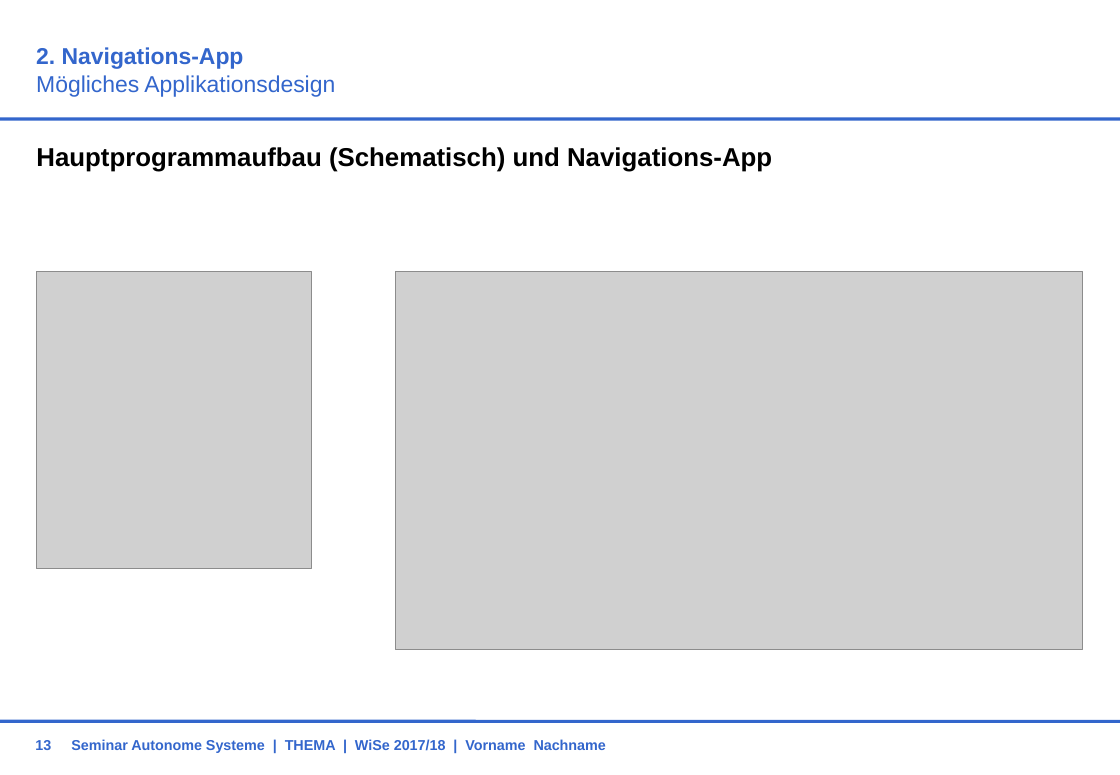
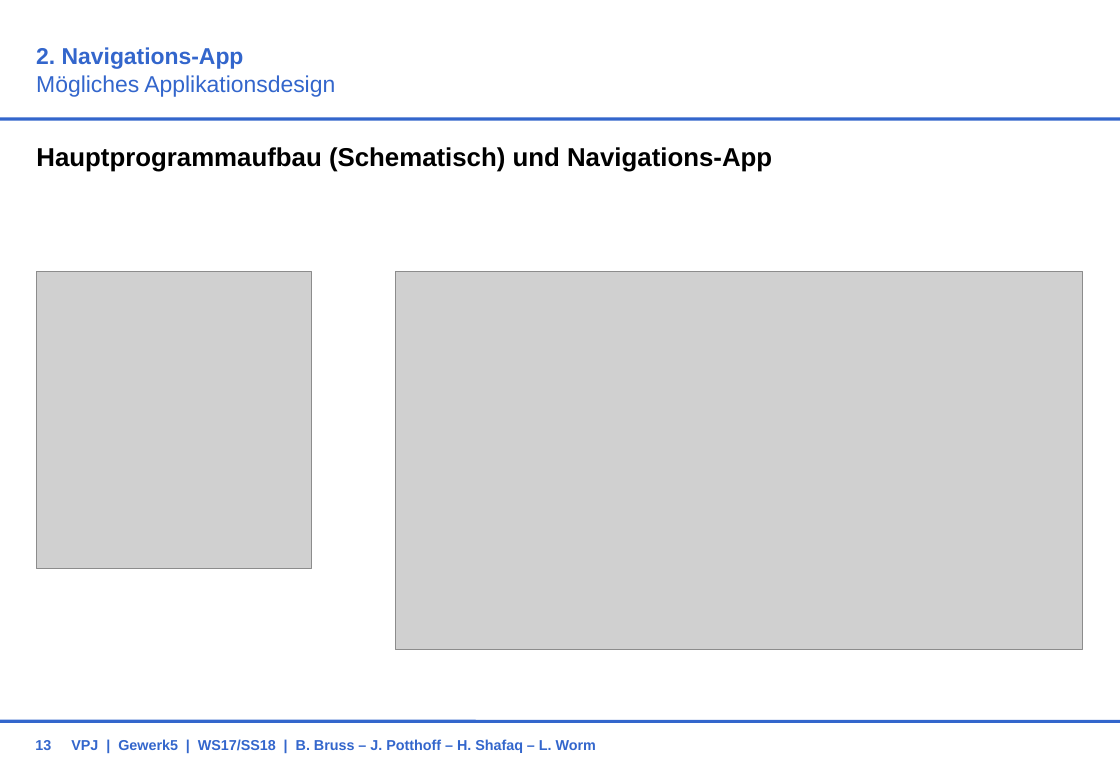
Before and after one commit to BBRUSS/VPJW17G5, a slide deck: slide 13 of 11_Orga/KonzeptG5.ppt. Drawn at 1120x775 pixels with LibreOffice and Linux fonts; fonts in the diff are those of the drawing; grey boxes stand for pictures; background and template pictures are left out. Boxes give left, top, right and bottom in pixels: in the first picture for what was removed or moved away, otherwise in the second. Text is boxed around its words. In the diff, an @@ line names an element or a change of style, - is before the commit and + after.

```diff
--- a/11_Orga/KonzeptG5.ppt
+++ b/11_Orga/KonzeptG5.ppt
@@ text at (71, 739, 596, 753): text changed @@
-Seminar Autonome Systeme | THEMA | WiSe 2017/18 | Vorname Nachname
+VPJ | Gewerk5 | WS17/SS18 | B. Bruss – J. Potthoff – H. Shafaq – L. Worm
```
Also in this commit, not shown: 12 other slides changed, 1 other file.
